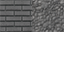
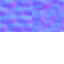
Layered file, before and after one edit (64×64). Changes by layer:
showed "floor_cobble_n" over [32, 0, 64, 32]
added layer "Brick 22 - 256x256_n" above "Brick 22 - 256x256" over [0, 0, 32, 32]
hid "wall_gray_brick" over [0, 0, 32, 32]
hid "floor_cobble" over [32, 0, 64, 32]
